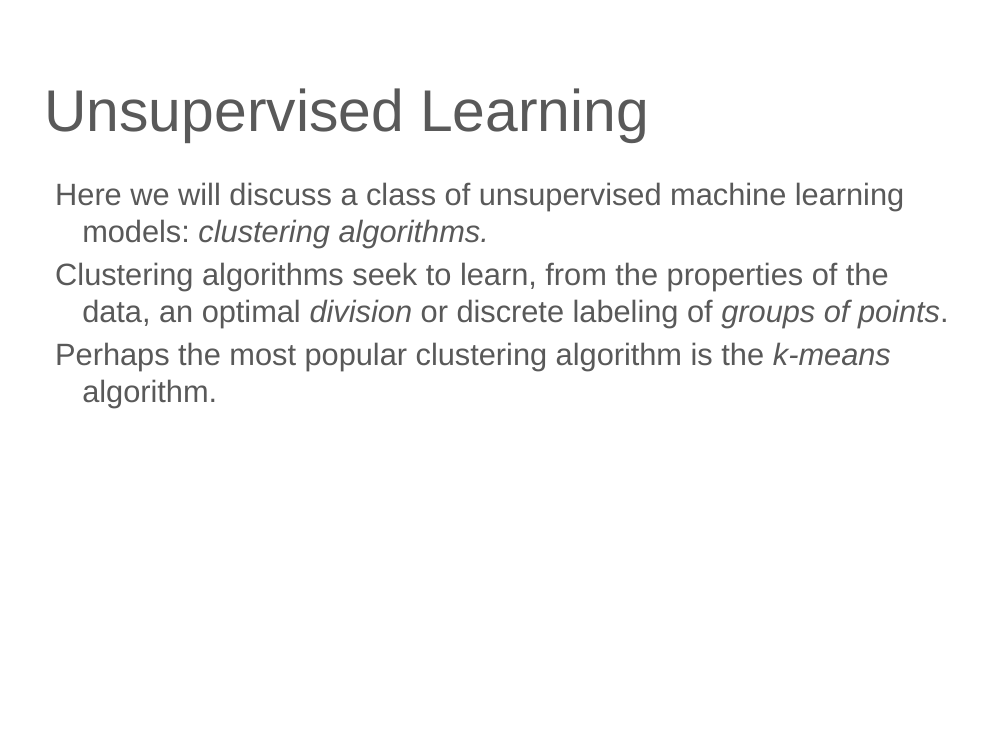
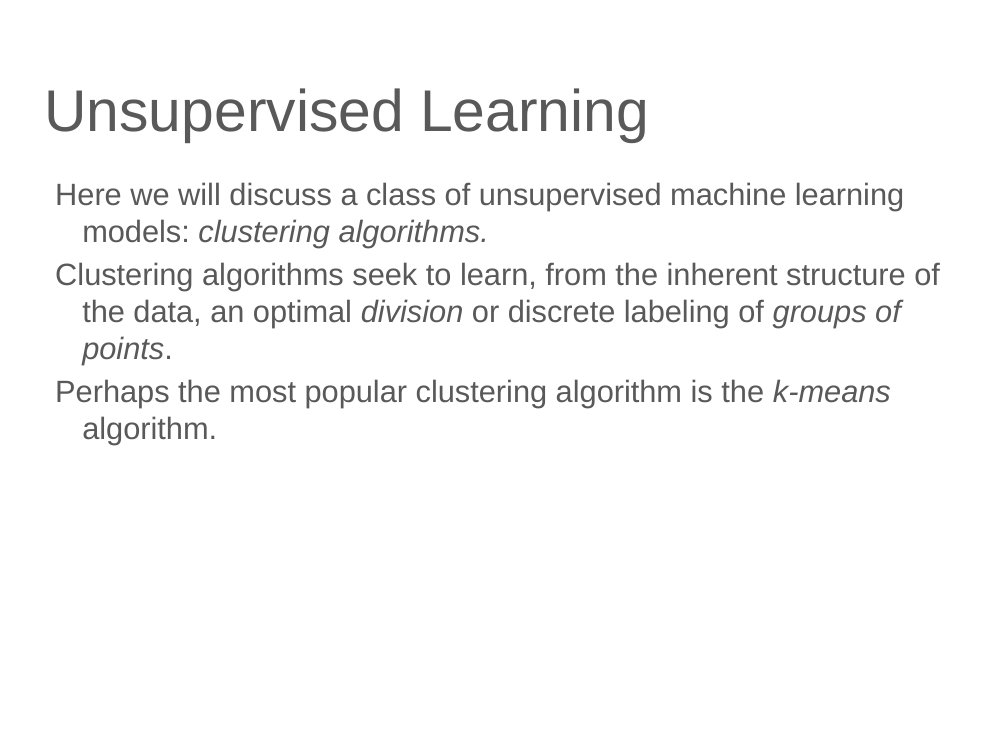
Before and after one commit to lutzhamel/CSC310, a slide deck: slide 2 of notes/17-unsupervised-learning.pptx. Drawn at 1008x756 pixels with LibreOffice and Linux fonts; fonts in the diff are those of the drawing. Boxes give left, top, right and bottom in pixels: in the first picture for what was removed or moved away, otherwise in the second. Text is boxed around its words. In the diff, an @@ line names an element or a change of style, - is before the commit and + after.

```diff
--- a/notes/17-unsupervised-learning.pptx
+++ b/notes/17-unsupervised-learning.pptx
@@ text at box(55, 262, 940, 364): text changed @@
-Clustering algorithms seek to learn, from the properties of the data, an optimal division or discrete labeling of groups of points.
+Clustering algorithms seek to learn, from the inherent structure of the data, an optimal division or discrete labeling of groups of points.
```
Also in this commit, not shown: 9 other slides changed, 1 slide added, 2 slides removed, 2 other files.
